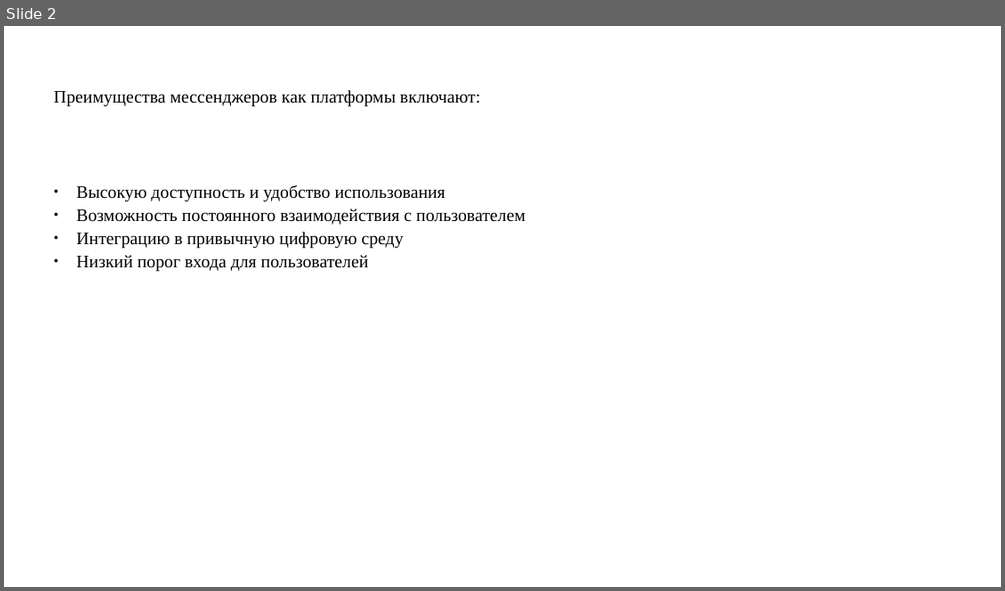
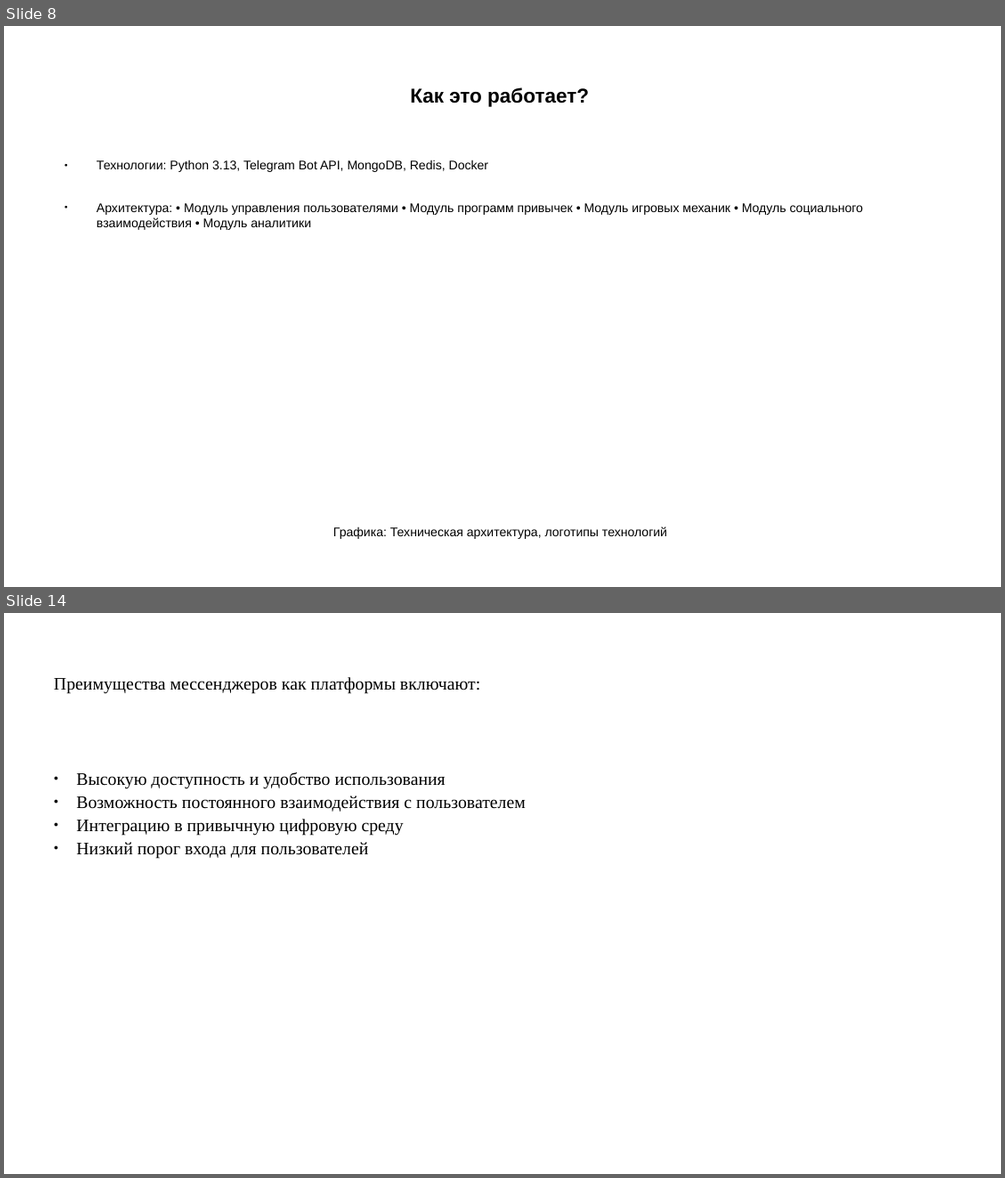
Before and after one commit to pagamov/pagamov_bot, a slide deck: docs/Гамов_Презентация Отчет НИР_26.pptx. Shown one above the other, each under a label of ours: slide 2 before the commit, slides 8 and 14 after it; the slides between them are not shown. The pictures are 1005x591 and 1005x1178 pixels, drawn with LibreOffice and Linux fonts; fonts in the diff are those of the drawing. Boxes give left, top, right and bottom in pixels: in the first picture for what was removed or moved away, otherwise in the second. Text is boxed around its words. In the diff, an @@ line names an element or a change of style, - is before the commit and + after.

```diff
--- a/docs/Гамов_Презентация Отчет НИР_26.pptx
+++ b/docs/Гамов_Презентация Отчет НИР_26.pptx
@@ slide 8 added at (4, 26, 1001, 587), background #FFFFFF @@
@@ title added at (410, 87, 589, 107), 16 pt, text #000000, bold @@
+Как это работает?
@@ text added at (97, 160, 864, 230), 10 pt, text #000000 @@
+● Технологии: Python 3.13, Telegram Bot API, MongoDB, Redis, Docker
+● Архитектура: • Модуль управления пользователями • Модуль программ привычек • Модуль игровых механик • Модуль социального взаимодействия • Модуль аналитики
@@ text added at (333, 526, 667, 539), 10 pt, text #000000 @@
+Графика: Техническая архитектура, логотипы технологий
@@ what was slide 2 is now slide 14 @@
```
Also in this commit, not shown: 12 other slides added, 1 slide removed, 3 other files.
